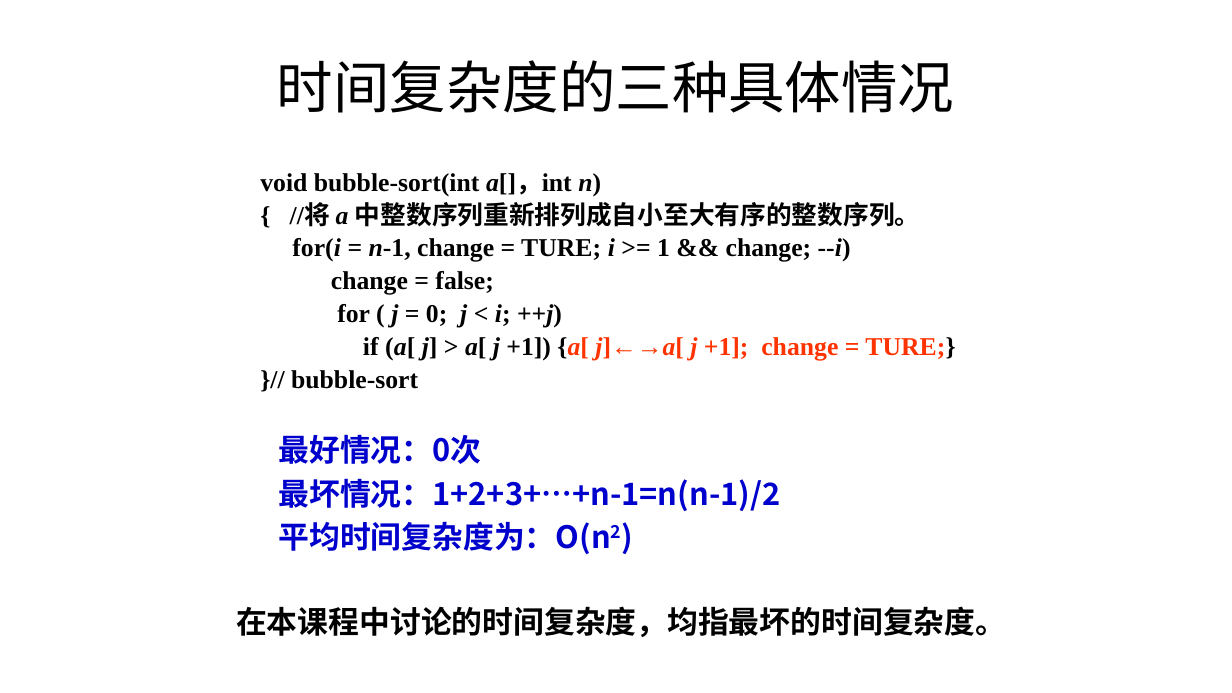
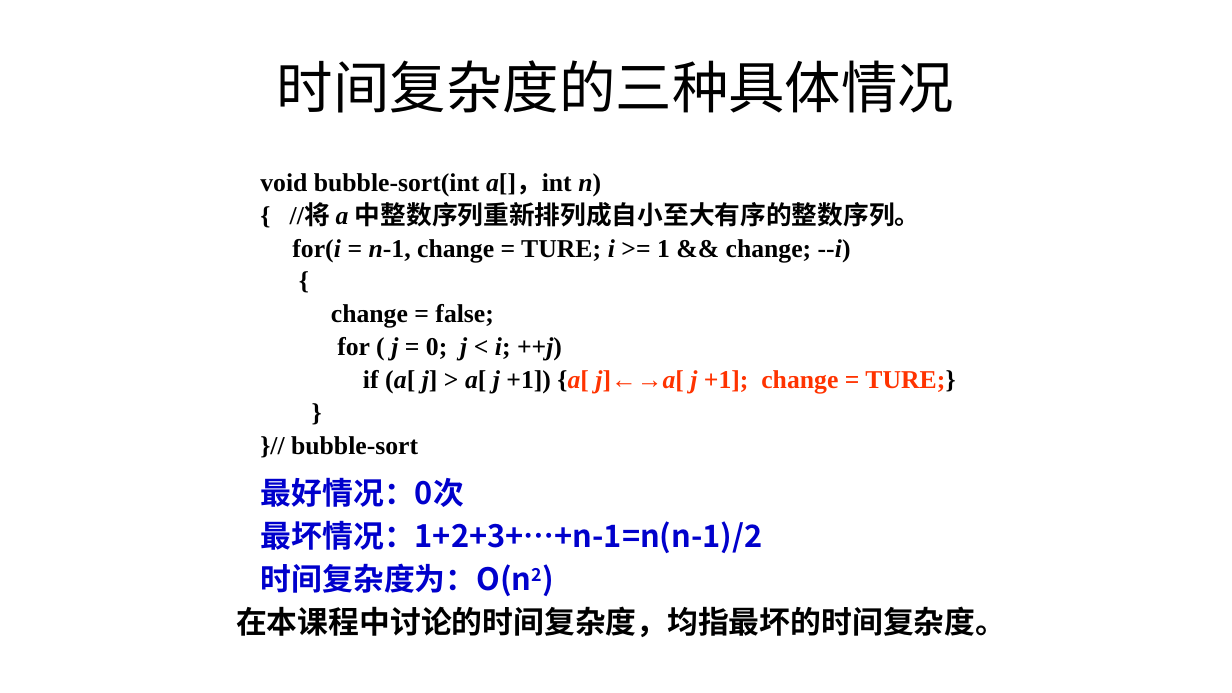
Before and after one commit to Gempittance/Data_Structur_Build, a slide deck: slide 42 of 数据结构PPT/ds1.pptx. Drawn at 1232x693 pixels with LibreOffice and Linux fonts; fonts in the diff are those of the drawing. Boxes give left, top, right and bottom in pixels: in the first picture for what was removed or moved away, otherwise in the second. Text is boxed around its words. In the diff, an @@ line names an element or a change of style, - is before the commit and + after.

```diff
--- a/数据结构PPT/ds1.pptx
+++ b/数据结构PPT/ds1.pptx
@@ text at bbox=[260, 173, 955, 455]: paragraph added @@
+{
@@ text at bbox=[260, 173, 955, 455]: paragraph added @@
+}
@@ text "最好情况：0次": place and size @@
-text "最好情况：0次" at bbox=[279, 434, 781, 554]
+text "最好情况：0次" at bbox=[261, 477, 763, 596]
@@ text at bbox=[261, 563, 532, 596]: text changed @@
-  平均时间复杂度为：O(n2)
+  时间复杂度为：O(n2)
```
Also in this commit, not shown: 1 other slide changed.
